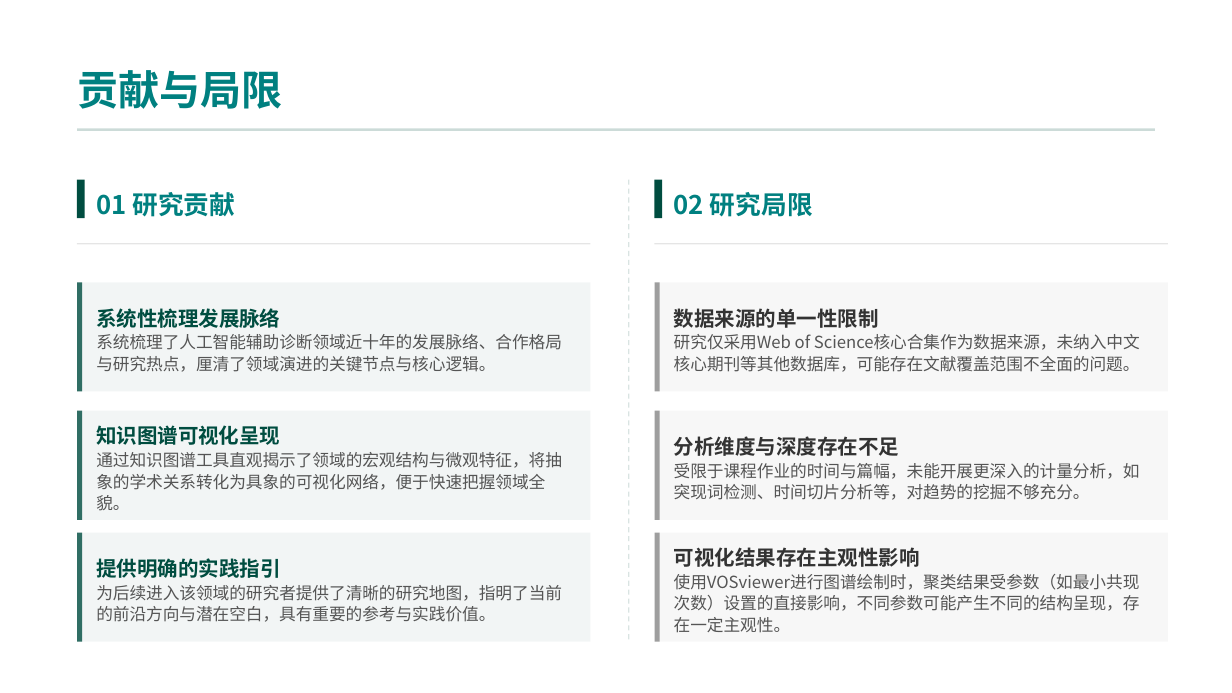
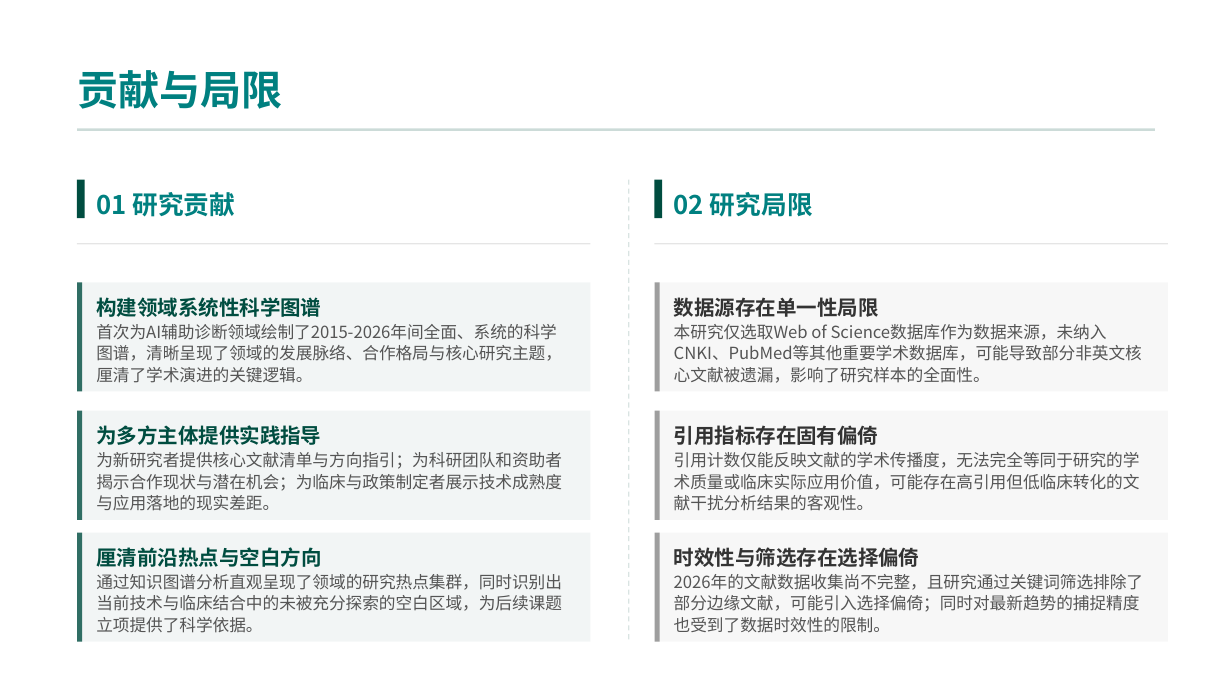
Before and after one commit to xzy11239/bibliometrics-project, a slide deck: slide 14 of presentation/人工智能辅助诊断的文献计量与知识图谱研究.pptx (slide 12 before the commit). Drawn at 1232x693 pixels with LibreOffice and Linux fonts; fonts in the diff are those of the drawing. Boxes give left, top, right and bottom in pixels: in the first picture for what was removed or moved away, otherwise in the second. Text is boxed around its words. In the diff, an @@ line names an element or a change of style, - is before the commit and + after.

```diff
--- a/presentation/人工智能辅助诊断的文献计量与知识图谱研究.pptx
+++ b/presentation/人工智能辅助诊断的文献计量与知识图谱研究.pptx
@@ text at [96, 297, 562, 383]: text changed @@
-系统性梳理发展脉络
-系统梳理了人工智能辅助诊断领域近十年的发展脉络、合作格局与研究热点，厘清了领域演进的关键节点与核心逻辑。
+构建领域系统性科学图谱
+首次为AI辅助诊断领域绘制了2015-2026年间全面、系统的科学图谱，清晰呈现了领域的发展脉络、合作格局与核心研究主题，厘清了学术演进的关键逻辑。
@@ text at [674, 297, 1142, 383]: text changed @@
-数据来源的单一性限制
-研究仅采用Web of Science核心合集作为数据来源，未纳入中文核心期刊等其他数据库，可能存在文献覆盖范围不全面的问题。
+数据源存在单一性局限
+本研究仅选取Web of Science数据库作为数据来源，未纳入CNKI、PubMed等其他重要学术数据库，可能导致部分非英文核心文献被遗漏，影响了研究样本的全面性。
@@ text at [96, 425, 562, 511]: text changed @@
-知识图谱可视化呈现
-通过知识图谱工具直观揭示了领域的宏观结构与微观特征，将抽象的学术关系转化为具象的可视化网络，便于快速把握领域全貌。
+为多方主体提供实践指导
+为新研究者提供核心文献清单与方向指引；为科研团队和资助者揭示合作现状与潜在机会；为临床与政策制定者展示技术成熟度与应用落地的现实差距。
@@ text at [674, 425, 1140, 511]: text changed @@
-分析维度与深度存在不足
-受限于课程作业的时间与篇幅，未能开展更深入的计量分析，如突现词检测、时间切片分析等，对趋势的挖掘不够充分。
+引用指标存在固有偏倚
+引用计数仅能反映文献的学术传播度，无法完全等同于研究的学术质量或临床实际应用价值，可能存在高引用但低临床转化的文献干扰分析结果的客观性。
@@ text at [96, 547, 562, 633]: text changed @@
-提供明确的实践指引
-为后续进入该领域的研究者提供了清晰的研究地图，指明了当前的前沿方向与潜在空白，具有重要的参考与实践价值。
+厘清前沿热点与空白方向
+通过知识图谱分析直观呈现了领域的研究热点集群，同时识别出当前技术与临床结合中的未被充分探索的空白区域，为后续课题立项提供了科学依据。
@@ text at [674, 547, 1143, 633]: text changed @@
-可视化结果存在主观性影响
-使用VOSviewer进行图谱绘制时，聚类结果受参数（如最小共现次数）设置的直接影响，不同参数可能产生不同的结构呈现，存在一定主观性。
+时效性与筛选存在选择偏倚
+2026年的文献数据收集尚不完整，且研究通过关键词筛选排除了部分边缘文献，可能引入选择偏倚；同时对最新趋势的捕捉精度也受到了数据时效性的限制。
```
Also in this commit, not shown: 11 other slides changed, 4 slides added, 2 slides removed.
